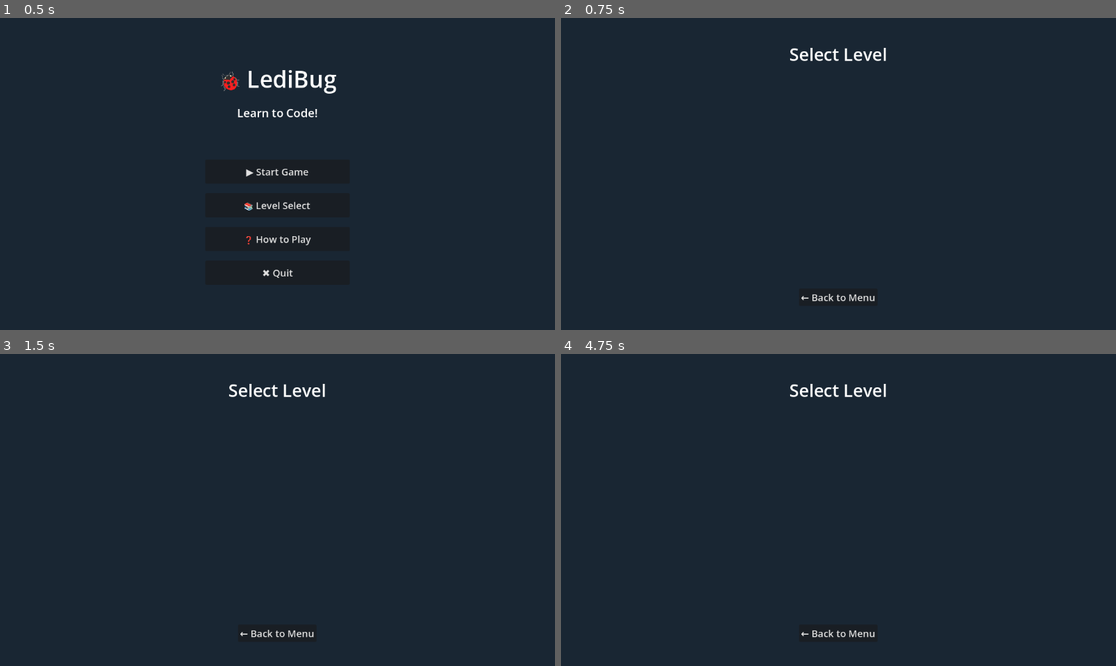
Above: before the commit, frames 1-4 (two rows, left to right).
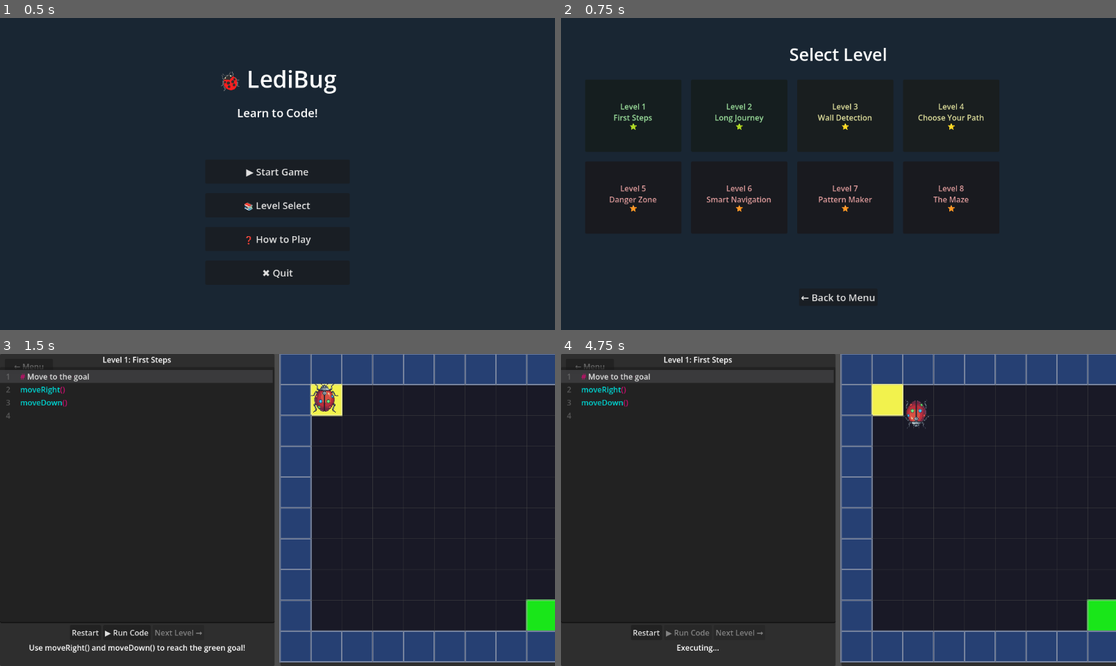
Above: after the commit, the same moments.

Repository: AlexanderTsik/CodingGamePrototype
Game: Godot game, scene res://scenes/main_menu.tscn
Same seed, same stepped clock (60 frames per second), same inputs: the game is played once before the commit and once after it.
Inputs (mouse positions are in pixels of both pictures, inside the frame that each line leads up to):
- Up to frame 1 (0.5 s): no input
- Up to frame 2 (0.75 s): click "📚 Level Select" at 0.5 s
- Up to frame 3 (1.5 s): click (72, 450) at 1.25 s, where only the run after the commit has a clickable "Level 1 First Steps ⭐"
- Up to frame 4 (4.75 s): click (644, 631) at 2 s, where only the run after the commit has a clickable "Restart"; click (644, 631) at 2.75 s, where only the run after the commit has a clickable "Restart"; click (644, 631) at 3.5 s, where only the run after the commit has a clickable "Restart"; click (688, 631) at 4.25 s, where only the run after the commit has a clickable "▶ Run Code"

Frame 1 is identical in both runs. In frame 2, 1.3% of the frame differs, in the area x 8-77%, y 27-63%; in frame 3, 20%, in the area x 0-100%, y 0-100%; in frame 4, 20%.
Error before the commit: Parse Error: Only identifier, attribute access, and subscription access can be used as assignment target. (res://scripts/level_select.gd:28)

Commit message:
Fix syntax error in level_select.gd
Changed invalid property assignment (theme_override_font_sizes/font_size)
to proper method call (add_theme_font_size_override) for Godot 4 compatibility

Diff:
--- a/scripts/level_select.gd
+++ b/scripts/level_select.gd
@@ -25,7 +25,7 @@
 		var button = Button.new()
 		button.custom_minimum_size = Vector2(200, 150)
 		button.text = "Level %d\n%s\n\n⭐" % [level_id, level_def["level_name"]]
-		button.theme_override_font_sizes/font_size = 16
+		button.add_theme_font_size_override("font_size", 16)
 
 		# Color based on difficulty
 		var difficulty = level_def.get("difficulty", 1)
